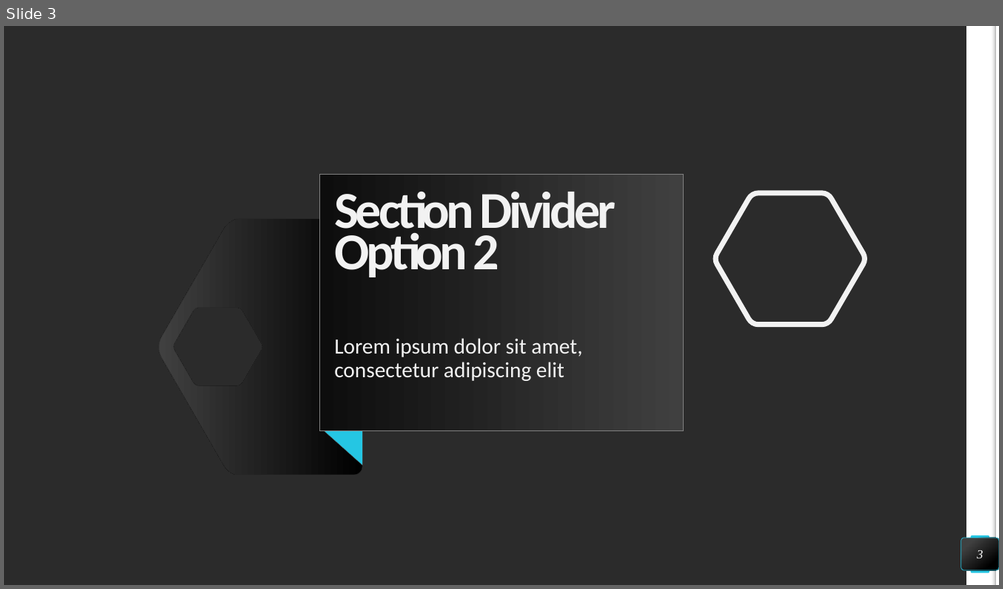
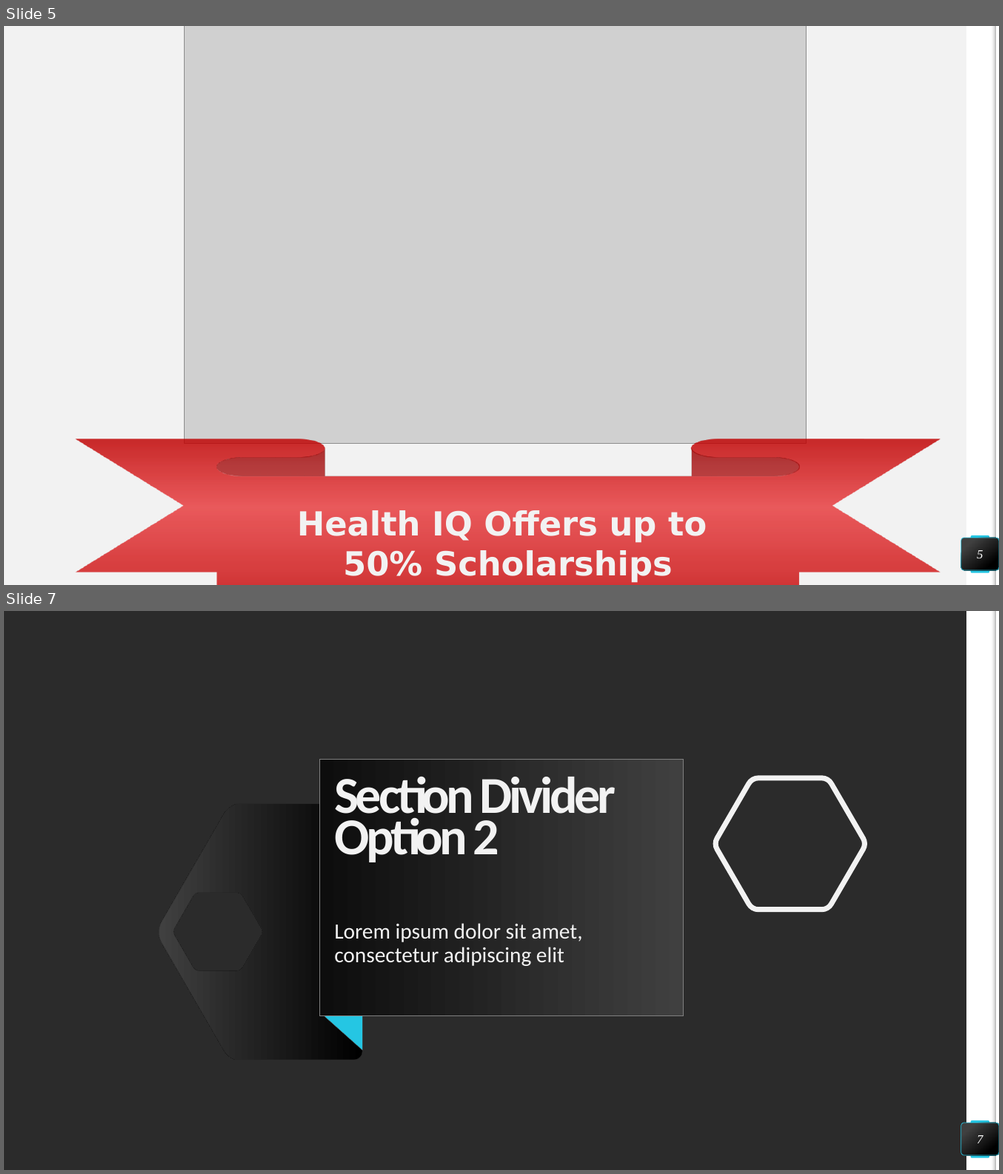
Before and after one commit to accuit/IqHealth, a slide deck: IqHealth/Docs/HealthIQ-3.pptx. Shown one above the other, each under a label of ours: slide 3 before the commit, slides 5 and 7 after it; the slides between them are not shown. The pictures are 1003x589 and 1003x1174 pixels, drawn with LibreOffice and Linux fonts; fonts in the diff are those of the drawing; grey boxes stand for pictures; background and template pictures are left out; a plain dark background stands for a picture behind light text. Boxes give left, top, right and bottom in pixels: in the first picture for what was removed or moved away, otherwise in the second. Text is boxed around its words. In the diff, an @@ line names an element or a change of style, - is before the commit and + after.

Commit message:
PPT

```diff
--- a/IqHealth/Docs/HealthIQ-3.pptx
+++ b/IqHealth/Docs/HealthIQ-3.pptx
@@ slide 5 added at [4, 26, 999, 585], background #F2F2F2; not listed: 4 template elements that a slide beside it also shows @@
@@ picture added at [184, 26, 805, 444] @@
@@ ribbon added at [76, 440, 940, 585], fill gradient #C00000 to #E7282B, 32 pt, text #F2F2F2, bold @@
+Health IQ Offers up to
+50% Scholarships
@@ page number added at [962, 538, 999, 571], fill gradient #404040 to #000000, outline #25C6E3 0.5 pt, 12 pt, text #FFFFFF, italic @@
+5
@@ what was slide 3 is now slide 7 @@
@@ page number at [976, 1136, 982, 1144]: text changed @@
-3
+7
```
Also in this commit, not shown: 3 other slides added.
